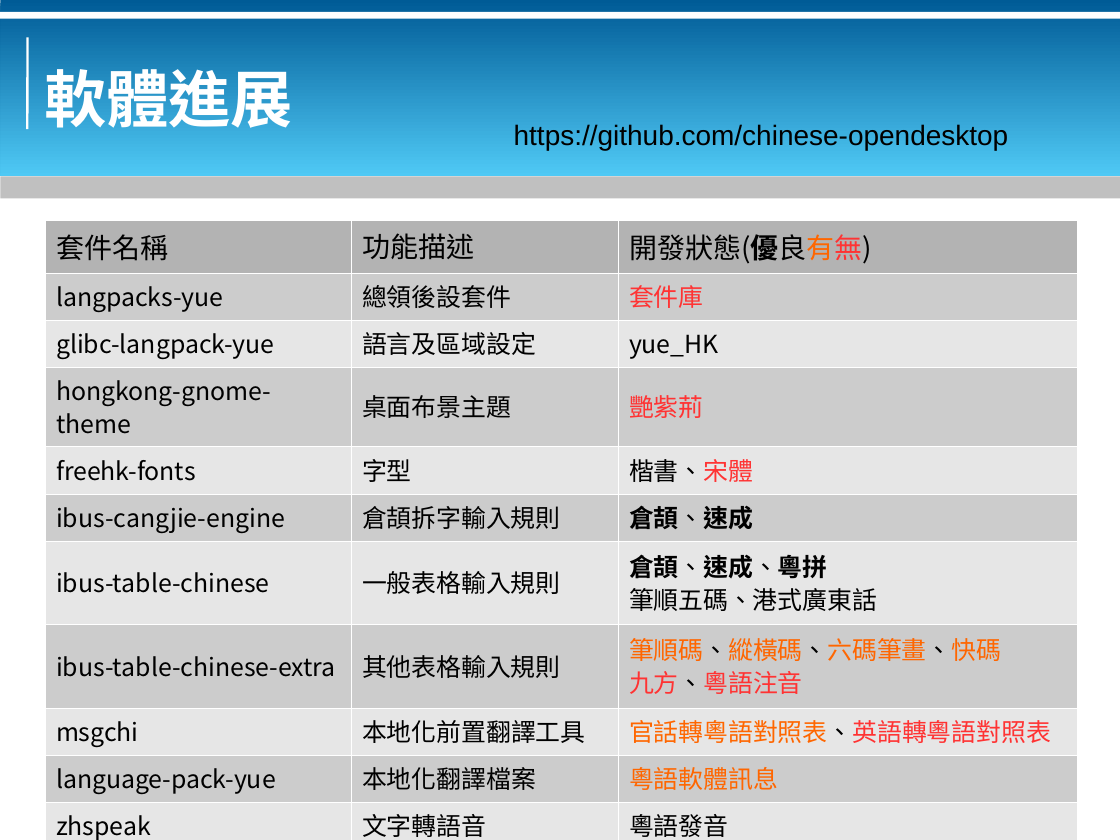
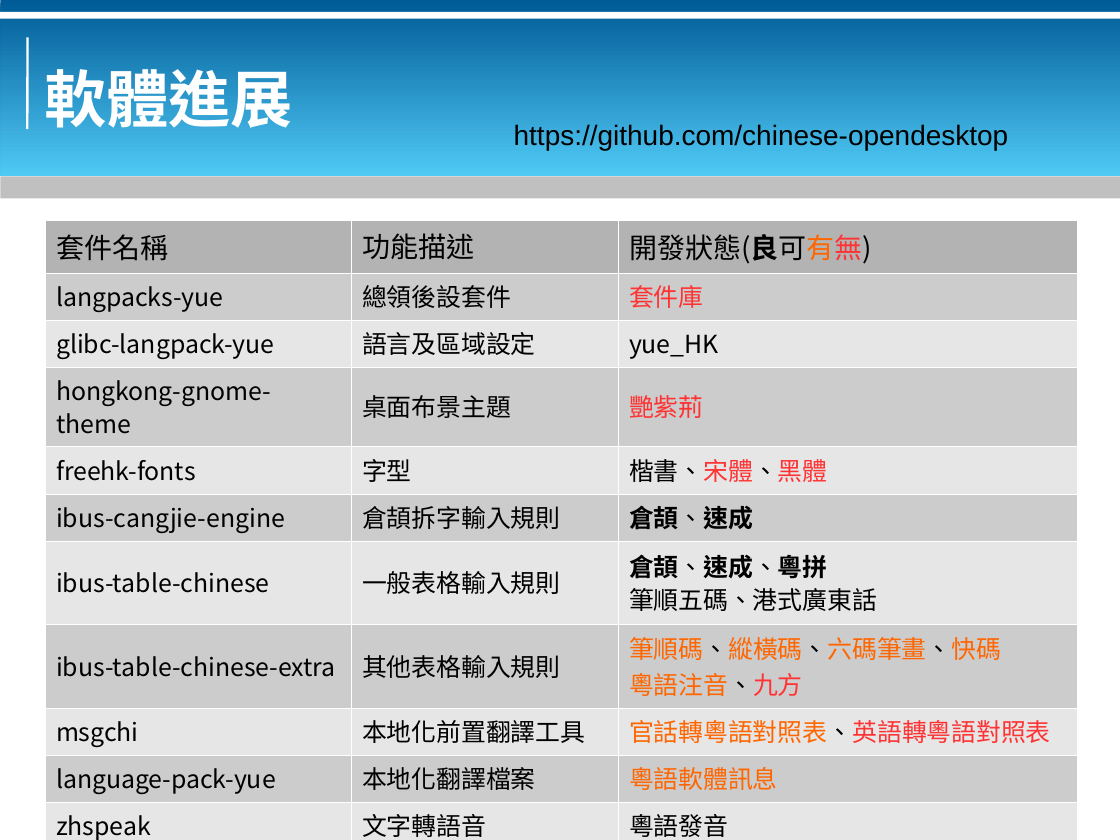
Before and after one commit to bluebat/.presentations, a slide deck: slide 8 of look-at-yue-desktop.odp. Drawn at 1120x840 pixels with LibreOffice and Linux fonts; fonts in the diff are those of the drawing; background and template pictures are left out. Boxes give left, top, right and bottom in pixels: in the first picture for what was removed or moved away, otherwise in the second. Text is boxed around its words. In the diff, an @@ line names an element or a change of style, - is before the commit and + after.

```diff
--- a/look-at-yue-desktop.odp
+++ b/look-at-yue-desktop.odp
@@ table at [45, 221, 1076, 840] @@
-row 1, column 3: 開發狀態(優良有無)
+row 1, column 3: 開發狀態(良可有無)
-row 5, column 3: 楷書、宋體
+row 5, column 3: 楷書、宋體、黑體
-row 8, column 3: 筆順碼、縱橫碼、六碼筆畫、快碼 / 九方、粵語注音
+row 8, column 3: 筆順碼、縱橫碼、六碼筆畫、快碼 / 粵語注音、九方
```
Also in this commit, not shown: 5 other slides changed, 1 other file.
